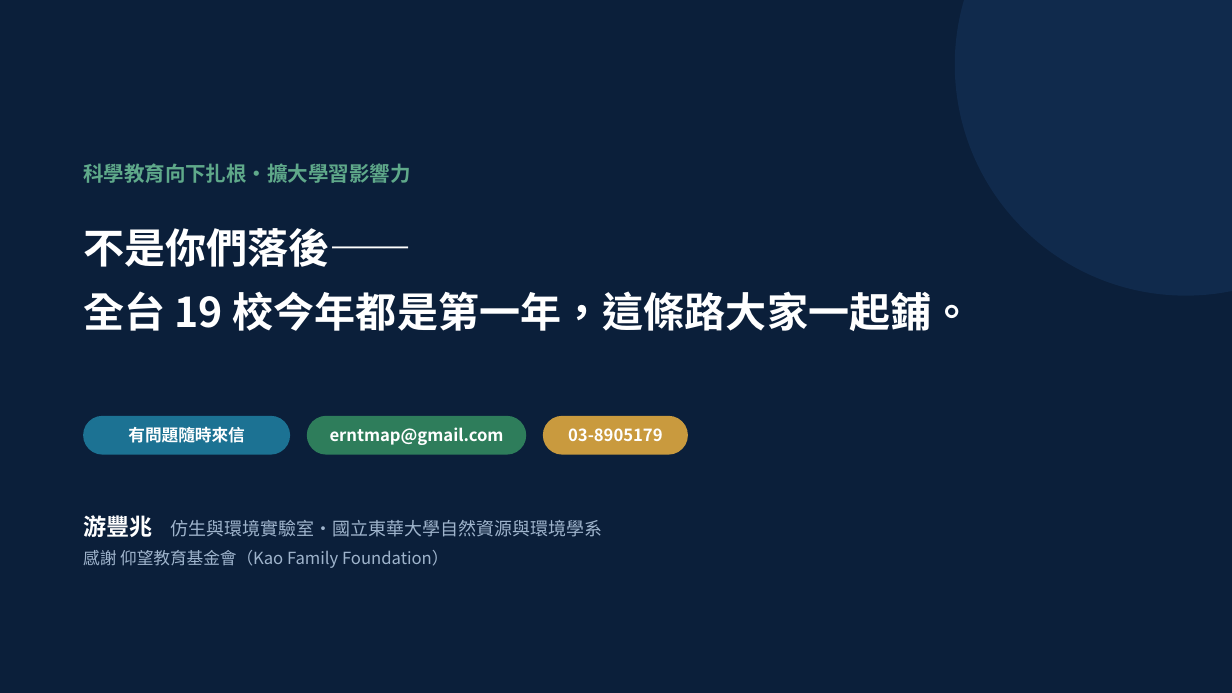
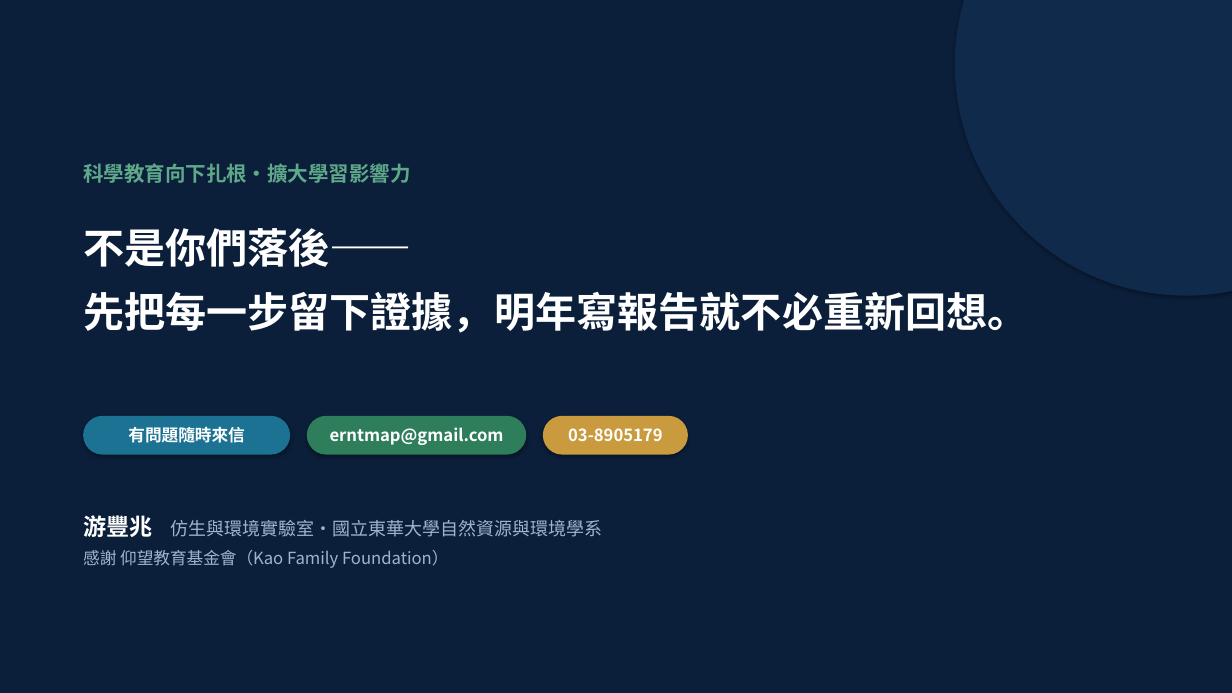
Before and after one commit to cwstedctw/sci-club-toolkit, a slide deck: slide 15 of part2-豐兆/20260819研習主講簡報_回饋單出席核銷_游豐兆.pptx. Drawn at 1232x693 pixels with LibreOffice and Linux fonts; fonts in the diff are those of the drawing. Boxes give left, top, right and bottom in pixels: in the first picture for what was removed or moved away, otherwise in the second. Text is boxed around its words. In the diff, an @@ line names an element or a change of style, - is before the commit and + after.

```diff
--- a/part2-豐兆/20260819研習主講簡報_回饋單出席核銷_游豐兆.pptx
+++ b/part2-豐兆/20260819研習主講簡報_回饋單出席核銷_游豐兆.pptx
@@ shadow on in 5 elements at (83, 416, 290, 455), (307, 416, 527, 455), (543, 416, 689, 455), (0, 0, 1232, 693), (955, 0, 1232, 296) @@
@@ text at (83, 292, 1029, 333): text changed @@
-全台 19 校今年都是第一年，這條路大家一起鋪。
+先把每一步留下證據，明年寫報告就不必重新回想。
```
Also in this commit, not shown: 14 other slides changed, 33 other files.
